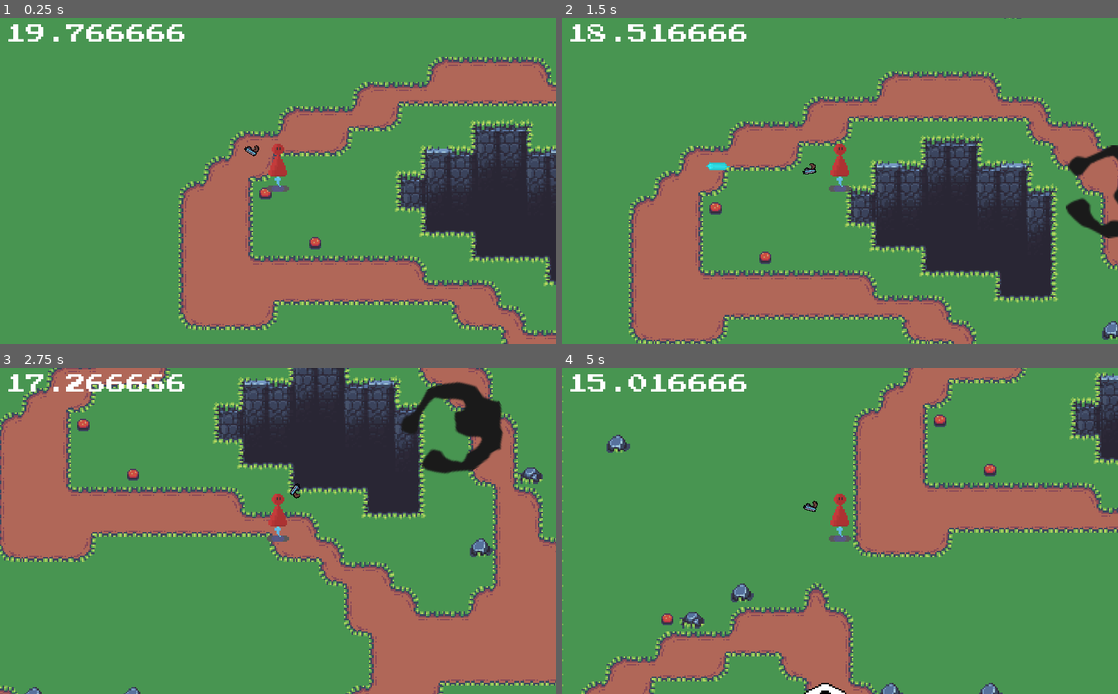
Above: before the commit, frames 1-4 (two rows, left to right).
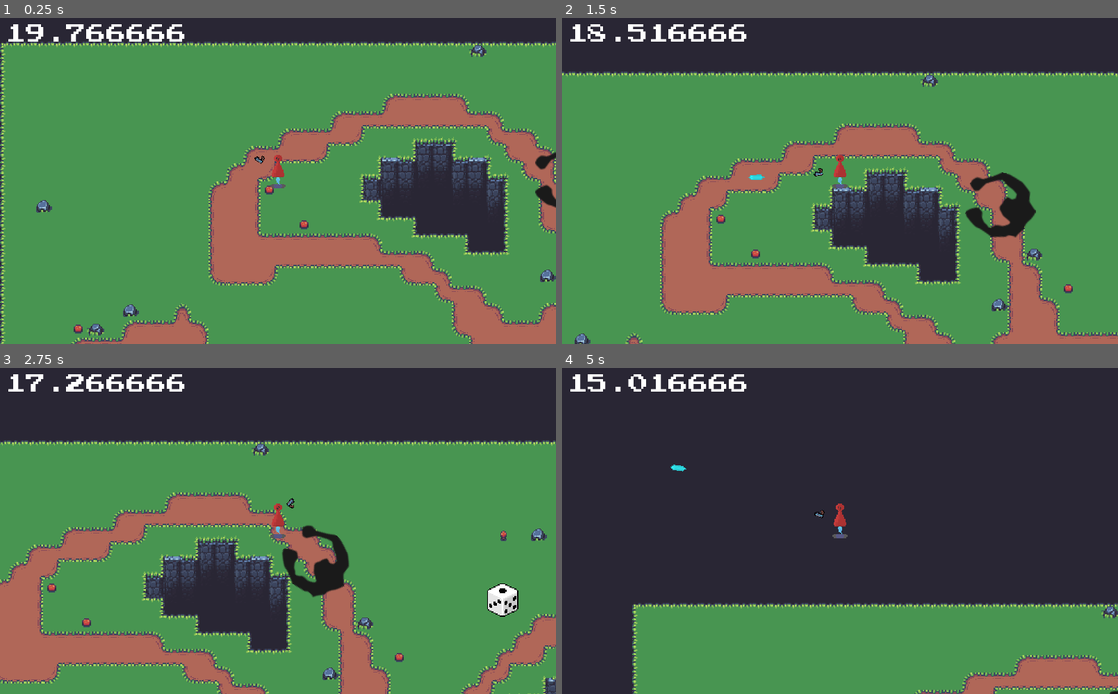
Above: after the commit, the same moments.

Repository: whoisEllie/GMTKJam_2022
Game: Godot game, scene res://Levels/GrassTopDownScene.tscn
The game is run twice, just before and just after one commit, with the same random seed, the same clock (stepped at 60 frames per second) and the same inputs. This scene is started directly instead of the project's main scene.
Inputs (mouse positions are in pixels of both pictures, inside the frame that each line leads up to):
- Up to frame 1 (0.25 s): no input
- Up to frame 2 (1.5 s): tap Enter (ui_accept) at 0.5, 0.77 s; move the mouse to (828, 40) at 0.52 s; hold D (move_right) 0.53-1.28 s; click (828, 40) at 0.6 s; move the mouse to (728, 197) at 1.27 s; hold S (move_down) from 1.28 s (still down); click (728, 197) at 1.35 s
- Up to frame 3 (2.75 s): tap Enter (ui_accept) at 1.52 s; move the mouse to (333, 459) at 2.02 s; release S (move_down) at 2.03 s; hold D (move_right) from 2.03 s (still down); click (333, 459) at 2.1 s
- Up to frame 4 (5 s): move the mouse to (812, 596) at 2.77 s; release D (move_right) at 2.78 s; hold W (move_up) 2.78-3.53 s; click (812, 596) at 2.85 s; tap Enter (ui_accept) at 3.02, 3.77, 4.52 s; move the mouse to (1006, 579) at 3.52 s; hold A (move_left) from 3.53 s (still down); click (1006, 579) at 3.6 s; move the mouse to (673, 482) at 4.27 s; click (673, 482) at 4.35 s

The runs differ from the first frame. In frame 1, 38% of the frame differs, in the area x 0-100%, y 0-100%; in frame 2, 55%; in frame 3, 63%; in frame 4, 85%.

Commit message:
functioning collisions

Diff:
--- a/DiceIt/Levels/vars.gd
+++ b/DiceIt/Levels/vars.gd
@@ -9,9 +9,13 @@
 var round_time = 20.0
 
 # player modifier variables
-var movement_speed = 150
+var movement_speed = 200
 var friction = 0.3
-var acceleration = 0.15
+var acceleration = 0.3
 
 # bullet movement modifiers
 var bullet_speed = 400
+var bullet_amount = 1
+var bullet_spread = 15.0
+var shot_delay = 0.2
+var bullet_damage = 10.0
--- a/DiceIt/Player/Player.gd
+++ b/DiceIt/Player/Player.gd
@@ -5,8 +5,12 @@
 export (PackedScene) var bullet
 var ShotgunDamage = 10.0
 var velocity = Vector2()
+var rng = RandomNumberGenerator.new()
+
+var should_fire = true
 
 var timer = Timer.new()
+var shoot_timer = Timer.new()
 
 func _ready():
 	yield(get_tree(), "idle_frame")
@@ -18,6 +22,11 @@
 	timer.one_shot = true;
 	add_child(timer)
 	timer.start()
+
+	shoot_timer.connect("timeout", self, "shoot")
+	timer.one_shot = false;
+	add_child(shoot_timer)
+
 
 
 func get_input():
@@ -43,27 +52,37 @@
 		velocity = lerp(velocity, Vector2.ZERO, vars.friction)
 	velocity = move_and_slide(velocity)
 
+	# updating time
+	$CanvasLayer/Control/RichTextLabel.text = String(timer.time_left)
+
+	if $CollisionShape2D/Sprite.frame == 4:
+		$CollisionShape2D/Sprite/EyesArea.translate(Vector2(0.0, -0.1))
+	if $CollisionShape2D/Sprite.frame == 0:
+		$CollisionShape2D/Sprite/EyesArea.translate(Vector2(0.0, 0.1))
+
+func _process(delta):
 	# weapon rotation
 	var look_vec = get_global_mouse_position() - global_position
 	$GunArc.rotation = atan2(look_vec.y, look_vec.x)
+	$CollisionShape2D/Sprite/EyesArea/EyesArc.rotation = atan2(look_vec.y, look_vec.x)
 
-	# updating time
-	$CanvasLayer/Control/RichTextLabel.text = String(timer.time_left)
+	# shooting
+	if Input.is_action_just_pressed("shoot"):
+		shoot()
+		shoot_timer.set_wait_time(vars.shot_delay)
+		shoot_timer.start()
+	if Input.is_action_just_released("shoot"):
+		shoot_timer.stop()
 
 func kill():
 	# Needs implementation, return to global scene
 	print("dead")
 
 func shoot():
-	var b = bullet.instance()
-	get_parent().add_child(b)
-	var bullet_transform = $GunArc/Sprite/BulletSpawnPoint.global_transform
-	b.transform = Transform2D(bullet_transform.get_rotation() + (10.0 * (PI/180)), bullet_transform.get_origin())
-
-func _input(event):
-	# shooting
-	if Input.is_action_just_pressed("shoot"):
-		if $AudioStreamPlayer2D.is_playing():
-			$AudioStreamPlayer2D.stop()
-		$AudioStreamPlayer2D.play()
-		shoot()
+	$AudioStreamPlayer2D.play()
+	for i in range(vars.bullet_amount):
+		var b = bullet.instance()
+		get_parent().add_child(b)
+		var bullet_transform = $GunArc/Sprite/BulletSpawnPoint.global_transform
+		rng.randomize()
+		b.transform = Transform2D(bullet_transform.get_rotation() + (rng.randf_range(-vars.bullet_spread, vars.bullet_spread) * (PI/180)), bullet_transform.get_origin())
--- a/DiceIt/Player/Player.tscn
+++ b/DiceIt/Player/Player.tscn
@@ -1,10 +1,11 @@
-[gd_scene load_steps=17 format=2]
+[gd_scene load_steps=19 format=2]
 
 [ext_resource path="res://Player/Player.gd" type="Script" id=1]
 [ext_resource path="res://Assets/TopDownCharSpriteSheet.png" type="Texture" id=2]
 [ext_resource path="res://UI/Level_UI.tscn" type="PackedScene" id=3]
 [ext_resource path="res://Assets/Pistol.png" type="Texture" id=4]
 [ext_resource path="res://Scenes/Bullet.tscn" type="PackedScene" id=5]
+[ext_resource path="res://Assets/Eyes.png" type="Texture" id=6]
 
 [sub_resource type="CircleShape2D" id=1]
 
@@ -45,8 +46,11 @@
 "frames": [ SubResource( 4 ), SubResource( 5 ), SubResource( 3 ), SubResource( 6 ), SubResource( 7 ), SubResource( 8 ), SubResource( 9 ), SubResource( 10 ) ],
 "loop": true,
 "name": "Idle",
-"speed": 5.0
+"speed": 8.0
 } ]
+
+[sub_resource type="CircleShape2D" id=12]
+radius = 1.0
 
 [sub_resource type="CircleShape2D" id=2]
 radius = 21.0
@@ -59,7 +63,7 @@
 
 [node name="Camera2D" type="Camera2D" parent="."]
 current = true
-zoom = Vector2( 0.35, 0.35 )
+zoom = Vector2( 0.5, 0.5 )
 
 [node name="AudioStreamPlayer2D" type="AudioStreamPlayer2D" parent="."]
 
@@ -76,6 +80,20 @@
 position = Vector2( 0, -9 )
 frames = SubResource( 11 )
 animation = "Idle"
+frame = 7
+playing = true
+
+[node name="EyesArea" type="Area2D" parent="CollisionShape2D/Sprite"]
+
+[node name="EyesArc" type="CollisionShape2D" parent="CollisionShape2D/Sprite/EyesArea"]
+position = Vector2( 0, -12 )
+shape = SubResource( 12 )
+
+[node name="Position2D" type="Position2D" parent="CollisionShape2D/Sprite/EyesArea/EyesArc"]
+
+[node name="Eyes" type="Sprite" parent="CollisionShape2D/Sprite/EyesArea/EyesArc/Position2D"]
+position = Vector2( 1, 0 )
+texture = ExtResource( 6 )
 
 [node name="GunArc" type="CollisionShape2D" parent="."]
 position = Vector2( 0, -10 )
--- a/DiceIt/Scenes/Bullet.gd
+++ b/DiceIt/Scenes/Bullet.gd
@@ -2,3 +2,8 @@
 
 func _physics_process(delta):
 	position += transform.x * vars.bullet_speed * delta
+
+
+
+func _on_Area2D_body_entered(body):
+	print("Bullet time!")
--- a/DiceIt/Scenes/Bullet.tscn
+++ b/DiceIt/Scenes/Bullet.tscn
@@ -7,9 +7,10 @@
 radius = 3.0
 height = 12.0
 
-[node name="Node2D" type="Area2D"]
+[node name="Area2D" type="Area2D"]
 scale = Vector2( 3, 3 )
-collision_layer = 0
+collision_layer = 8
+collision_mask = 8
 script = ExtResource( 2 )
 
 [node name="CollisionShape2D" type="CollisionShape2D" parent="."]
@@ -20,3 +21,6 @@
 position = Vector2( 0.5, 0 )
 rotation = -1.57484
 texture = ExtResource( 1 )
+
+[connection signal="body_entered" from="." to="." method="_on_Node2D_body_entered"]
+[connection signal="body_entered" from="." to="." method="_on_Area2D_body_entered"]
--- a/DiceIt/Zombie.gd
+++ b/DiceIt/Zombie.gd
@@ -19,11 +19,6 @@
 	global_rotation = atan2(vec_to_player.y, vec_to_player.x)
 	move_and_collide(vec_to_player * MOVE_SPEED * delta)
 
-	if raycast.is_colliding():
-		var coll = raycast.get_collider()
-		if coll.name == "Player":
-			coll.kill()
-
 func take_damage(damage):
 	health -= damage
 	if health <= 0.0:
@@ -31,3 +26,11 @@
 
 func set_player(p):
 	player = p
+
+
+func _on_Area2D_body_entered(body):
+	print("test")
+
+
+func _on_Area2D_area_entered(area):
+	take_damage(vars.bullet_damage)
--- a/DiceIt/Zombie.tscn
+++ b/DiceIt/Zombie.tscn
@@ -4,12 +4,18 @@
 [ext_resource path="res://zombie.png" type="Texture" id=2]
 
 [sub_resource type="CircleShape2D" id=1]
-radius = 30.0
+radius = 32.0156
 
 [node name="Zombie" type="KinematicBody2D"]
+collision_layer = 7
+collision_mask = 7
 script = ExtResource( 1 )
 
-[node name="CollisionShape2D" type="CollisionShape2D" parent="."]
+[node name="Area2D" type="Area2D" parent="."]
+collision_layer = 8
+collision_mask = 8
+
+[node name="CollisionShape2D" type="CollisionShape2D" parent="Area2D"]
 shape = SubResource( 1 )
 
 [node name="Sprite" type="Sprite" parent="."]
@@ -20,3 +26,9 @@
 enabled = true
 cast_to = Vector2( 50, 0 )
 collision_mask = 2
+
+[node name="CollisionShape2D" type="CollisionShape2D" parent="."]
+shape = SubResource( 1 )
+
+[connection signal="area_entered" from="Area2D" to="." method="_on_Area2D_area_entered"]
+[connection signal="body_entered" from="Area2D" to="." method="_on_Area2D_body_entered"]
--- a/DiceIt/project.godot
+++ b/DiceIt/project.godot
@@ -62,6 +62,7 @@
 2d_physics/layer_1="proc_gen"
 2d_physics/layer_2="player"
 2d_physics/layer_3="pickup"
+2d_physics/layer_4="bullets"
 
 [physics]
 
Binary file added: DiceIt/Assets/Eyes.png
Not shown, added: DiceIt/Assets/Eyes.png.import
Binary file changed: DiceIt/Assets/TopDownCharSpriteSheet.png
